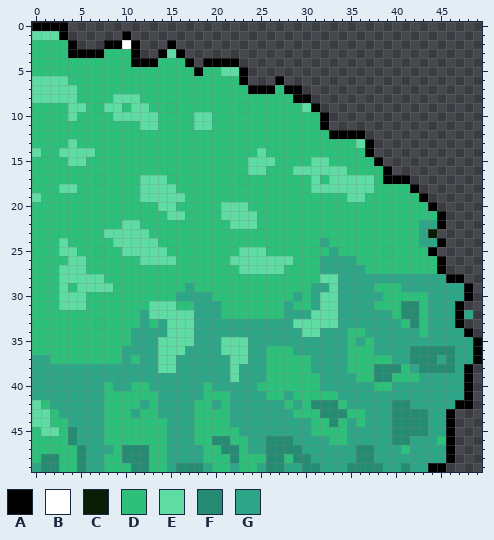
File history of a pixel-art sprite, images/Trees/tree2.png. Above is the file before it was changed.
The file is 50x50 pixels.
Palette (. is transparent): A #000000  B #ffffff  C #091e04  D #2cc07a  E #5fdca4  F #258b72  G #2da688
Pixels before, first column x 0:
 0 AAAA..............................................
 1 EEEA......A.......................................
 2 DDDDA...AABA...A..................................
 3 DDDDAAAADDDA..AEA.................................
 4 DDDDDDDDDDDAAADDDA.AAAA...........................
 5 DDDDDDDDDDDDDDDDDDADDEEA..........................
 6 EEEEDDDDDDDDDDDDDDDDDDDA...A......................
 7 EEEEEDDDDDDDDDDDDDDDDDDDAAADAA....................
 8 EEEEEDDDDEEEDDDDDDDDDDDDDDDDDAA...................
 9 DDDDEEDDEEDEEDDDDDDDDDDDDDDDDDEA..................
10 DDDDEDDDDEEEEEDDDDEEDDDDDDDDDDDDA.................
11 DDDDDDDDDDDDEEDDDDEEDDDDDDDDDDDDA.................
12 DDDDDDDDDDDDDDDDDDDDDDDDDDDDDDDDDAAAA.............
13 DDDDEDDDDDDDDDDDDDDDDDDDDDDDDDDDDDDDEA............
14 EDDEEEEDDDDDDDDDDDDDDDDDDEDDDDDDDDDDDA............
15 DDDDEEDDDDDDDDDDDDDDDDDDEEEDDDDEEDDDDDA...........
16 DDDDDDDDDDDDDDDDDDDDDDDDEEDDDEEEEEEDDDDA..........
17 DDDDDDDDDDDDEEEDDDDDDDDDDDDDDDDEDEEEEEDAAA........
18 DDDEEDDDDDDDEEEEDDDDDDDDDDDDDDDEEEEEEEDDDDA.......
19 EDDDDDDDDDDDEEEEEDDDDDDDDDDDDDDDDDDEEDDDDDDA......
20 DDDDDDDDDDDDDDEEDDDDDEEEDDDDDDDDDDDDDDDDDDDDA.....
21 DDDDDDDDDDDDDDDEEDDDDEEEEDDDDDDDDDDDDDDDDDDDDA....
22 DDDDDDDDDDEEDDDDDDDDDDEEEDDDDDDDDDDDDDDDDDDGGA....
23 DDDDDDDDEEEEEDDDDDDDDDDDDDDDDDDDDDDDDDDDDDDGC.....
24 DDDEDDDDDEEEEEDDDDDDDDDDDDDDDDDDGDDDDDDDDDDGGA....
25 DDDEEDDDDDEEEEEDDDDDDDDEEEDDDDDDDGDDDDDDDDDDA.....
26 DDDDEEDDDDDDEEEEDDDDDDEEEEEEEDDDGGGGDDDDDDDDDA....
27 DDDEEEDDDDDDDDDDDDDDDDDEEEEEDDDDGGGGGDDDDDDDDA....
28 DDDEEEEEDDDDDDDDDDDDDDDDDDDDDDDDEEGGGGGGGGGGGGAA..
29 DDDEDEEEEDDDDDDDDGDDDDDDDDDDDDDGGEGGGGDDDGGGGGGGA.
30 DDDEEEDDDDDDDDDDGGGGDDDDDDDDDGDGEEGGGGGDDDDDGGGGA.
31 DDDEEEDDDDDDDEEEDDGGGDDDDDDDGDDGEEGGGGDDDFFDGGGA..
32 DDDDDDDDDDDDGEEEEEGGGDDDDDDDGGGEEEGGGGGGDFFDGGGAG.
33 DDDDDDDDDDDDGDGEEEGGGGGGGGGGGEEEEEGGGGGGGDFDGGGA..
34 DDDDDDDDDDDGGGGEEEGGGGGGGGGGGGEEGGGDDGGGGGGDGGGGA.
35 DDDDDDDDDDDGGGEEEEGGGEEEGGGGGGGGGGGDGDGGGGGGGGGGGA
36 DDDDDDDDDDGGGGEEEGGGGEEEGGDDDGGGGGGDDDGGGGFFFFFGGA
37 GGDDDDDDDDGDGGEEGGGGGGEEGGDDDDDGGGGDDDDDGGFFFGFGGA
38 GGGGGGGGGGGGGGEEGGGGGGEGGGDDDDDGGGGDDDFFFDGFFFFGA.
39 GGGGGGGGGGGGGGGGGGGGGGEGGGDDDDDDGGGGDDFFDDDGGGGGA.
40 GGGGGGGGDGGDDGGGGGGDGGGGGDDDDDDDGGGGGGDDGGGGGGGGA.
41 GGGGGGGGDDDDDDGGGGGDDDGGGGDDGDDDDDGGGGGGGGGGGGGGA.
42 EDGGGGGGDDDDGDGGGGDDGDGGGGGGDGDFFFDGGGGGFFGGGGGAA.
43 EEDGGGGGDDDGDDGGGGDDDDGGGGGGGDDDFFFDDGGGFFFFGGA...
44 EEDDGGGGDDDDDDDGGGDDDDGGGGGGGGGDDFDGDGGGFFFFGGA...
45 DEEDFGGGDDDDDDDGGGDDDDDGGGGGGGGDDDDGGGGGFFFFGGA...
46 DDDDFGGGDDDDDDDGGGDDFFDDGGFFFGGGGDDGGGGGFFGGGDA...
47 DDDDDFGGGDFFFDDGGGGDDFFDGGFFFFGGGGGGFFGGGDGGGGA...
48 DFFDDFGGDDFFFDDGGGGDDDFDDDFFDFFGGGGGFFGGGGGGGGA...
49 GFFDDFGGDDDFFDDGFFFGDDGDDGFFGGFFGGGFFFFGGFGGAA....
New version:
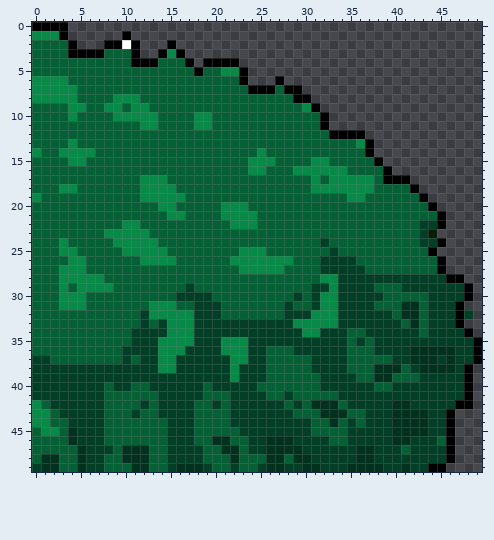
The commit says: Changed color of tree to match the rest.
Difference:
colour D: #2cc07a -> #056035
colour E: #5fdca4 -> #078a47
colour F: #258b72 -> #02311e
colour G: #2da688 -> #033f27
Changed places in both pictures, as pixel boxes (x1, y1, x2, y2):
changed: (32, 31, 473, 472)
